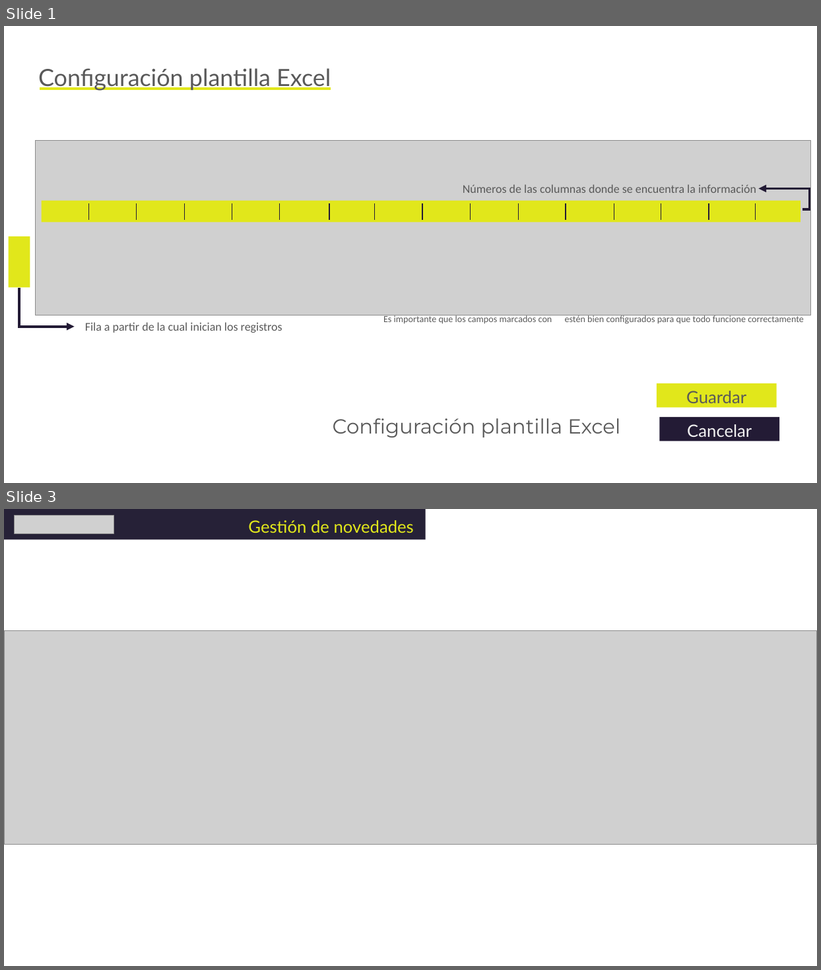
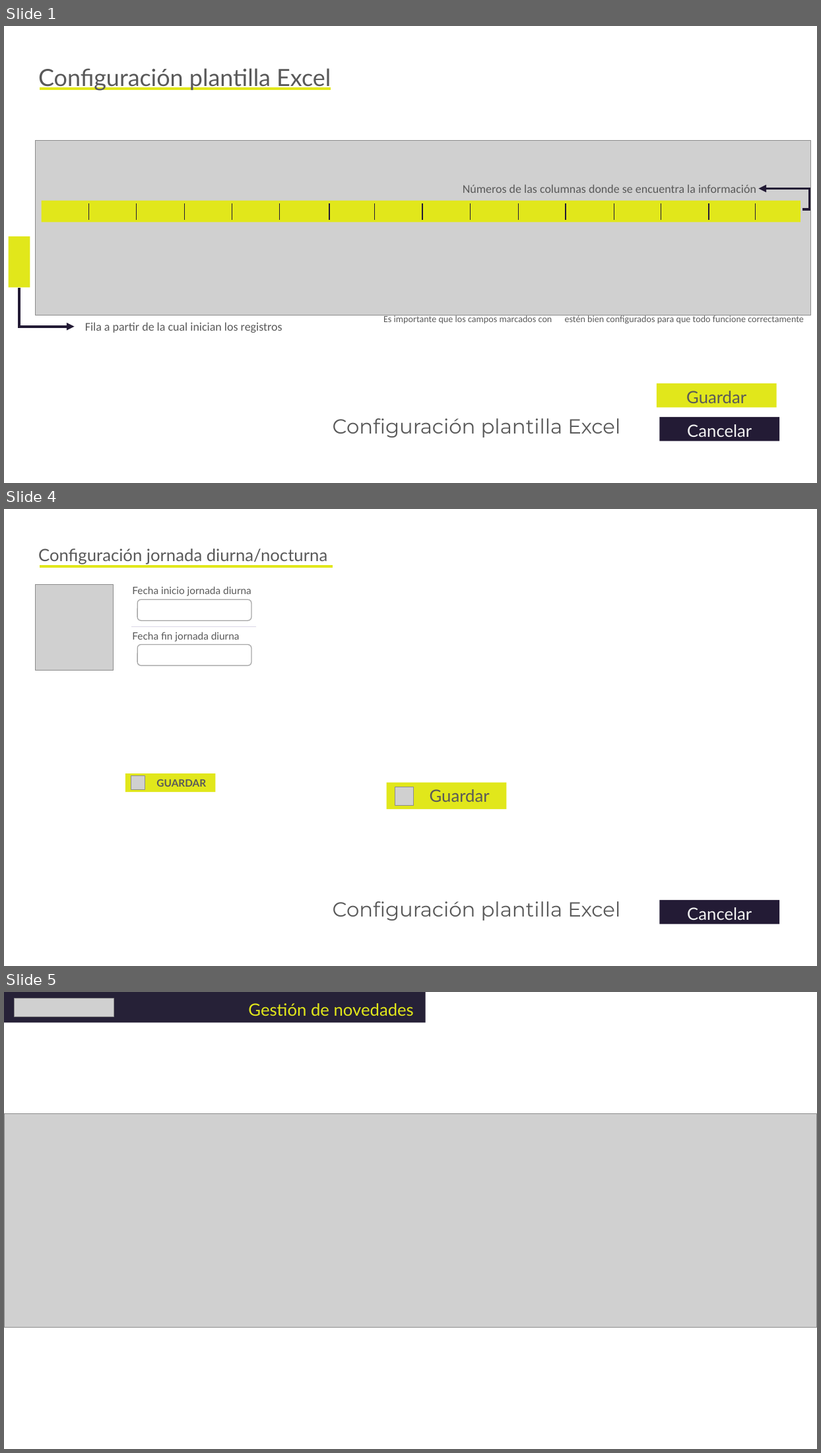
Before and after one commit to edisonude/quipuxNovedades, a slide deck: designs/Designs.pptx. Shown one above the other, each under a label of ours: slides 1 and 3 before the commit, slides 1, 4 and 5 after it; the slides between them are not shown. The pictures are 821x970 and 821x1453 pixels, drawn with LibreOffice and Linux fonts; fonts in the diff are those of the drawing; grey boxes stand for pictures; background and template pictures are left out. Boxes give left, top, right and bottom in pixels: in the first picture for what was removed or moved away, otherwise in the second. Text is boxed around its words. In the diff, an @@ line names an element or a change of style, - is before the commit and + after.

```diff
--- a/designs/Designs.pptx
+++ b/designs/Designs.pptx
@@ slide 4 added at box(4, 509, 817, 966), background #FFFFFF @@
@@ text added at box(38, 549, 327, 564), 20 pt, text #595959 @@
+Configuración jornada diurna/nocturna
@@ line added from (40, 566) to (333, 566), #E1E71B 3 pt @@
@@ picture added at box(36, 585, 114, 670) @@
@@ text added at box(132, 586, 252, 596), 12 pt, text #595959 @@
+Fecha inicio jornada diurna
@@ rounded rectangle added at box(137, 600, 252, 621), fill #FFFFFF, outline #A6A6A6 1 pt @@
@@ line added from (257, 626) to (131, 626), #DAD6E6 0.5 pt @@
@@ text added at box(132, 632, 240, 642), 12 pt, text #595959 @@
+Fecha fin jornada diurna
@@ rounded rectangle added at box(137, 644, 252, 665), fill #FFFFFF, outline #A6A6A6 1 pt @@
@@ rectangle added at box(125, 774, 216, 792), fill #E1E71B, 12 pt, text #595959, bold @@
+GUARDAR
@@ picture added at box(131, 776, 145, 790) @@
@@ rectangle added at box(386, 783, 507, 810), fill #E1E71B, 20 pt, text #595959 @@
+Guardar
@@ picture added at box(395, 787, 414, 805) @@
@@ text added at box(333, 902, 620, 921), 24 pt, text #595959 @@
+Configuración plantilla Excel
@@ rectangle added at box(660, 900, 780, 924), fill #231B35, 20 pt, text #F2F2F2 @@
+Cancelar
@@ what was slide 3 is now slide 5 @@
```
Also in this commit, not shown: 1 slide changed, 2 other slides added, 16 other files.
